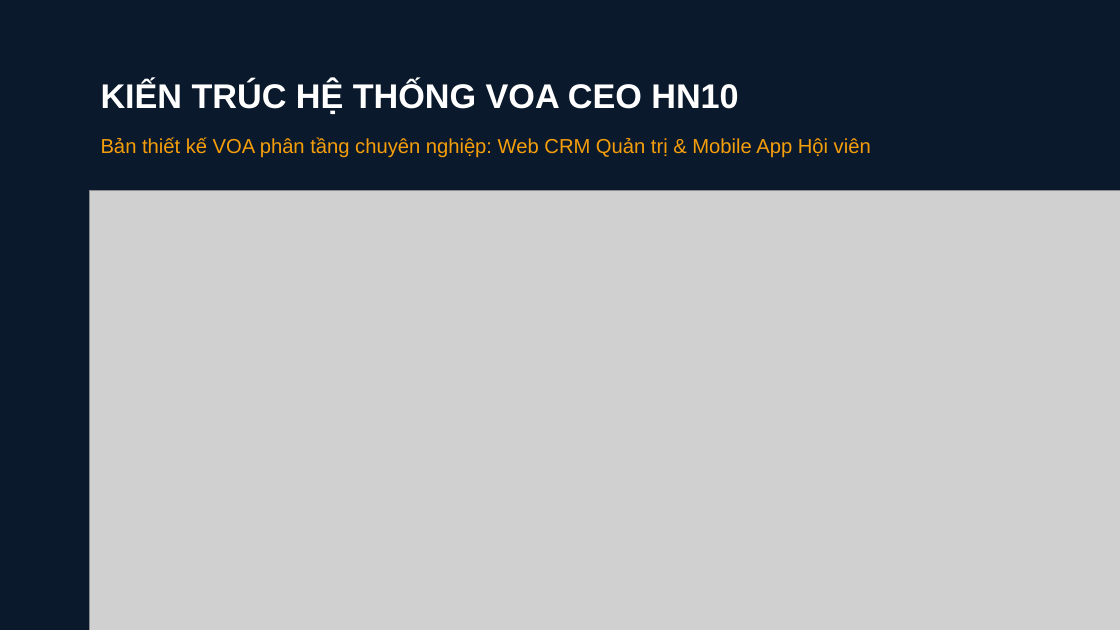
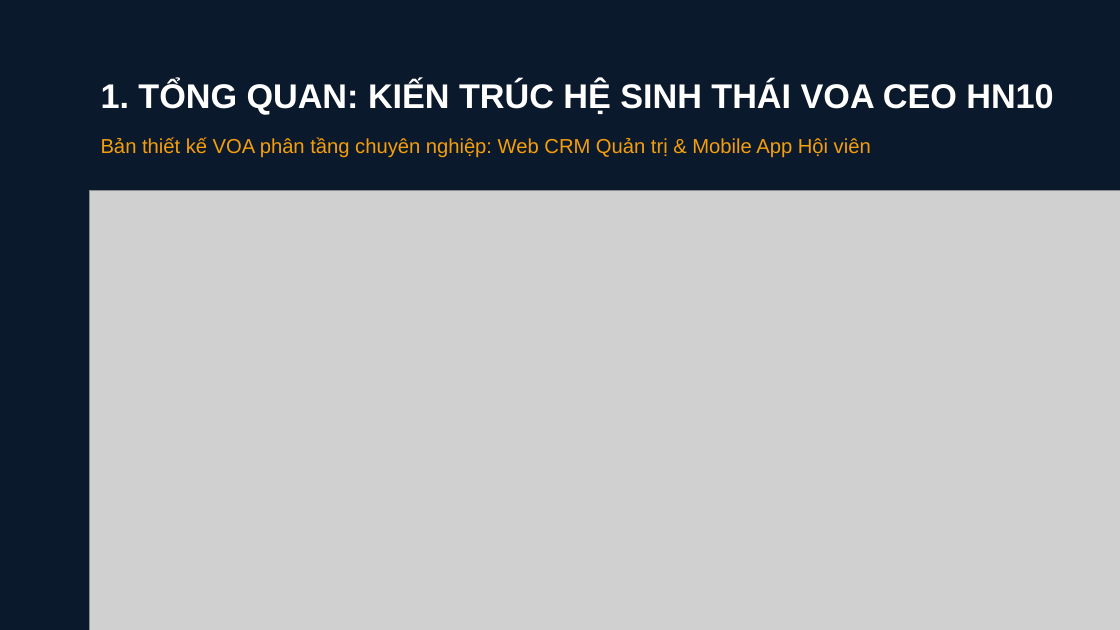
Before and after one commit to viconnect-product-team/ceoHN10_project, a slide deck: slide 3 of document/SLIDE_TRINH_BAY_PHAN_MEM_CEOHN10.pptx. Drawn at 1120x630 pixels with LibreOffice and Linux fonts; fonts in the diff are those of the drawing; grey boxes stand for pictures. Boxes give left, top, right and bottom in pixels: in the first picture for what was removed or moved away, otherwise in the second. Text is boxed around its words. In the diff, an @@ line names an element or a change of style, - is before the commit and + after.

```diff
--- a/document/SLIDE_TRINH_BAY_PHAN_MEM_CEOHN10.pptx
+++ b/document/SLIDE_TRINH_BAY_PHAN_MEM_CEOHN10.pptx
@@ text at (101,81,1053,115): text changed @@
-KIẾN TRÚC HỆ THỐNG VOA CEO HN10
+1. TỔNG QUAN: KIẾN TRÚC HỆ SINH THÁI VOA CEO HN10
```
Also in this commit, not shown: 4 other slides changed, 3 slides added, 5 slides removed, 9 other files.
